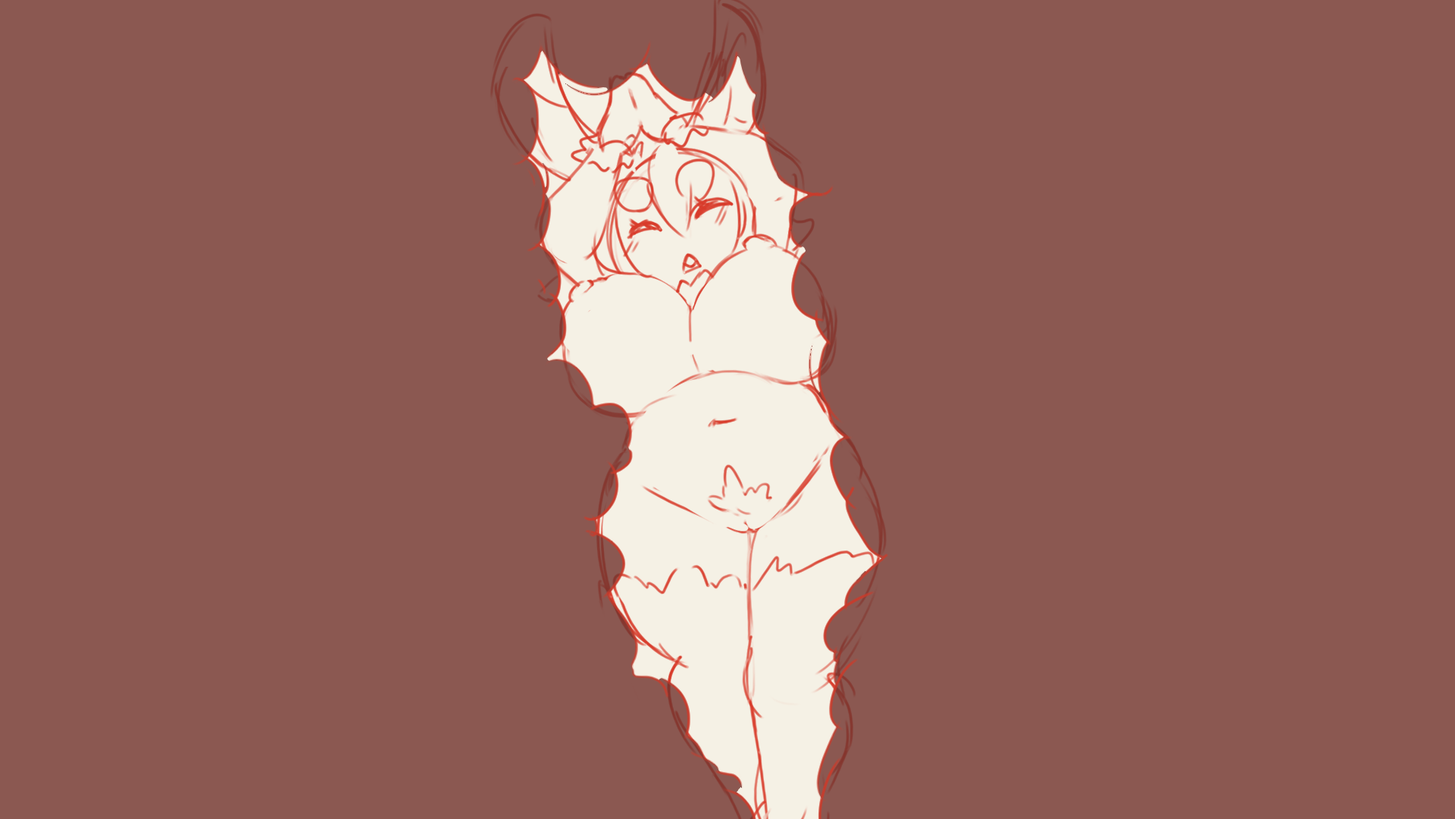
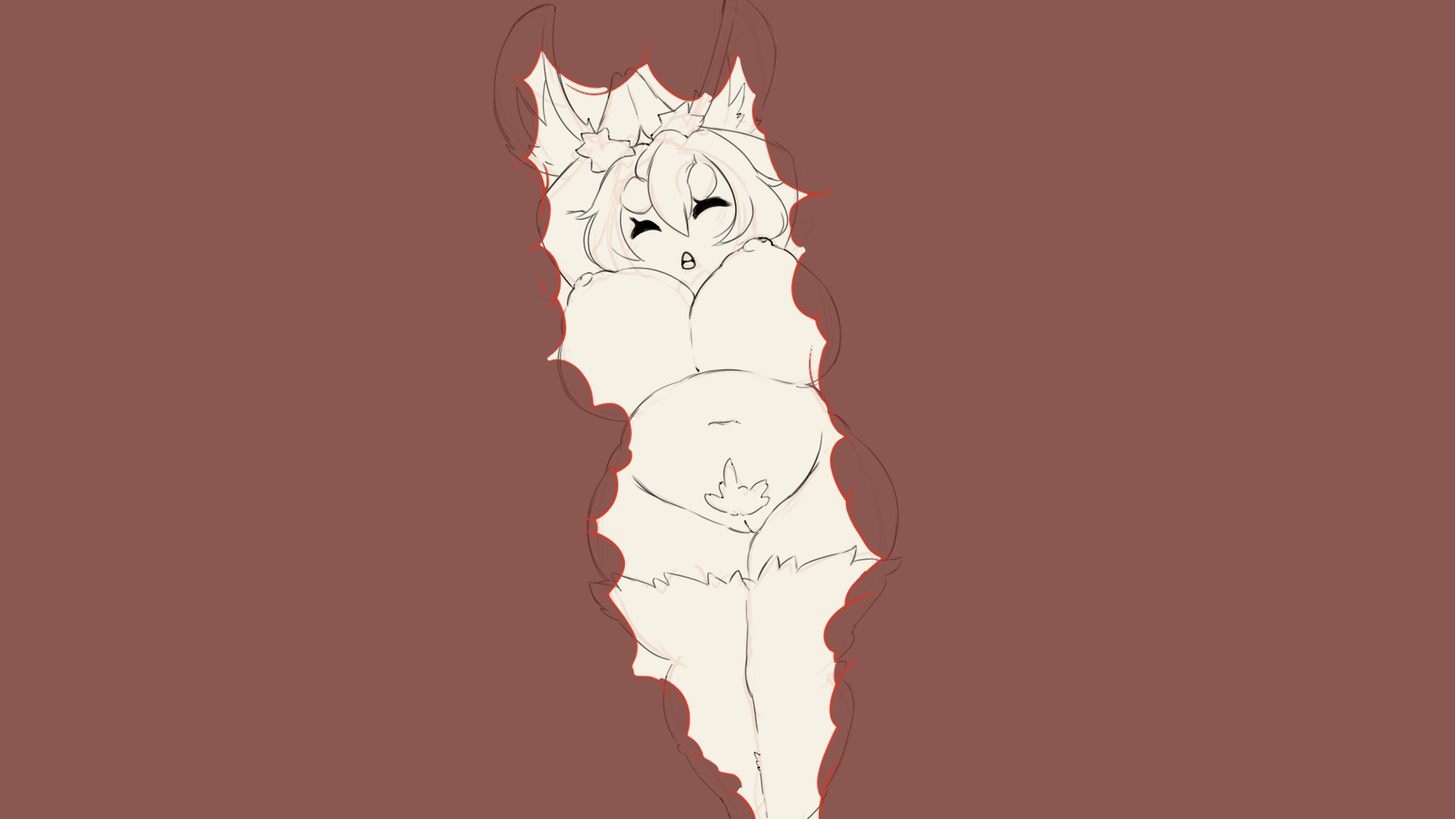
Layered file, before and after one edit (1455x819). Changes by layer:
added layer "Lineart" in group "I3" over bbox(492, 0, 905, 819)
"Layer 3": opacity 100% → 12% over bbox(490, 0, 888, 819)
